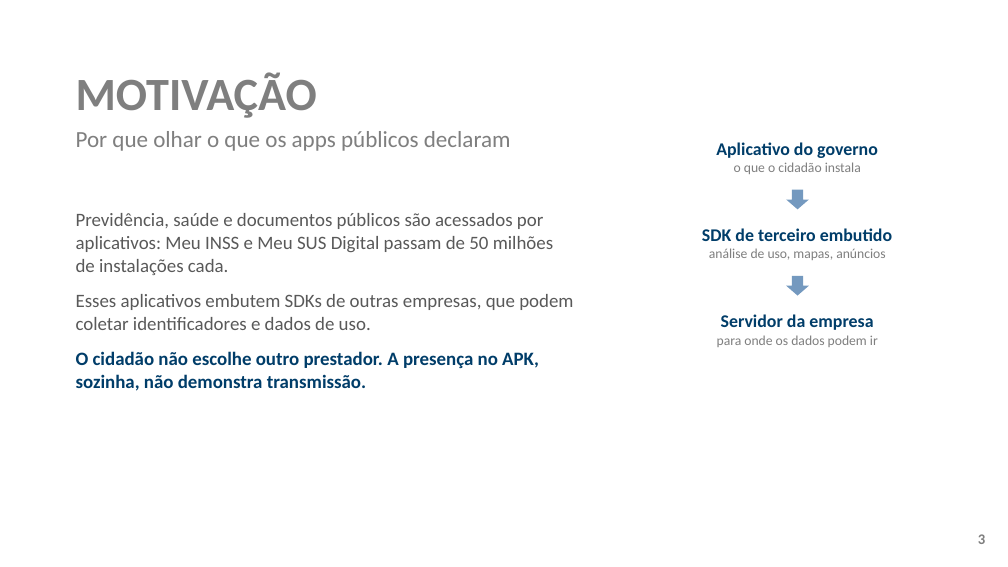
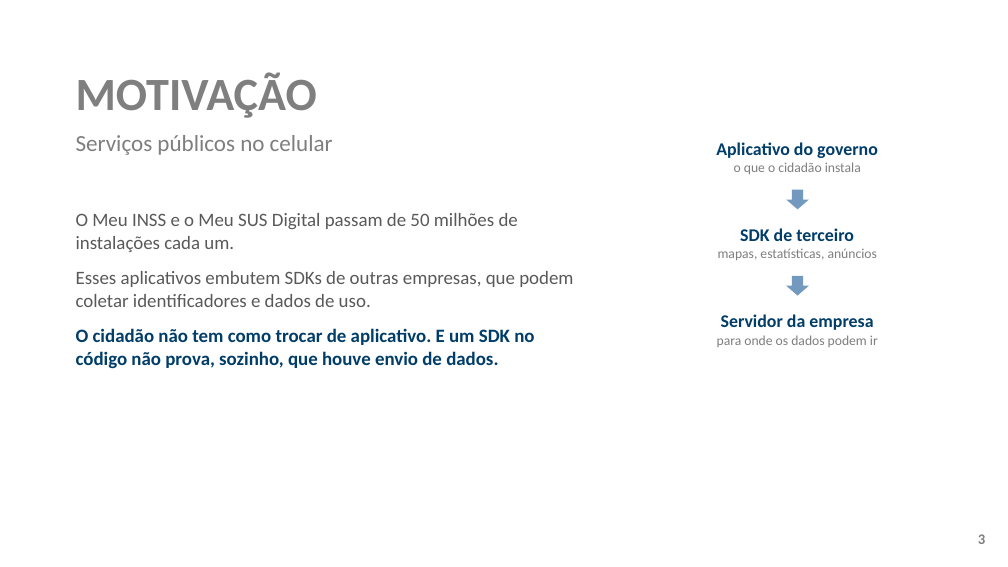
Before and after one commit to ClaudioAMF1/TCC, a slide deck: slide 3 of tcc/apresentacao/apresentacao-defesa-final.pptx. Drawn at 1008x567 pixels with LibreOffice and Linux fonts; fonts in the diff are those of the drawing; background and template pictures are left out. Boxes give left, top, right and bottom in pixels: in the first picture for what was removed or moved away, otherwise in the second. Text is boxed around its words. In the diff, an @@ line names an element or a change of style, - is before the commit and + after.

```diff
--- a/tcc/apresentacao/apresentacao-defesa-final.pptx
+++ b/tcc/apresentacao/apresentacao-defesa-final.pptx
@@ text at (x1=76, y1=135, x2=333, y2=155): text changed @@
-Por que olhar o que os apps públicos declaram
+Serviços públicos no celular
@@ text at (x1=76, y1=213, x2=518, y2=252): text changed @@
-Previdência, saúde e documentos públicos são acessados por aplicativos: Meu INSS e Meu SUS Digital passam de 50 milhões de instalações cada.
+O Meu INSS e o Meu SUS Digital passam de 50 milhões de instalações cada um.
@@ text at (x1=718, y1=228, x2=877, y2=260): text changed @@
-SDK de terceiro embutido
-análise de uso, mapas, anúncios
+SDK de terceiro
+mapas, estatísticas, anúncios
@@ text at (x1=76, y1=328, x2=534, y2=369): text changed @@
-O cidadão não escolhe outro prestador. A presença no APK, sozinha, não demonstra transmissão.
+O cidadão não tem como trocar de aplicativo. E um SDK no código não prova, sozinho, que houve envio de dados.
```
Also in this commit, not shown: 21 other slides changed, 2 slides added, 10 other files.
